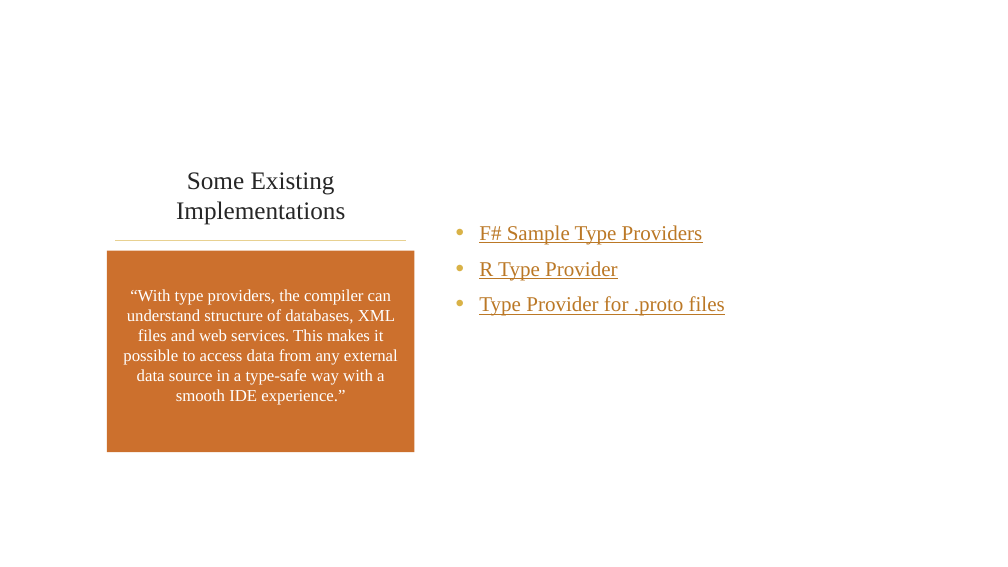
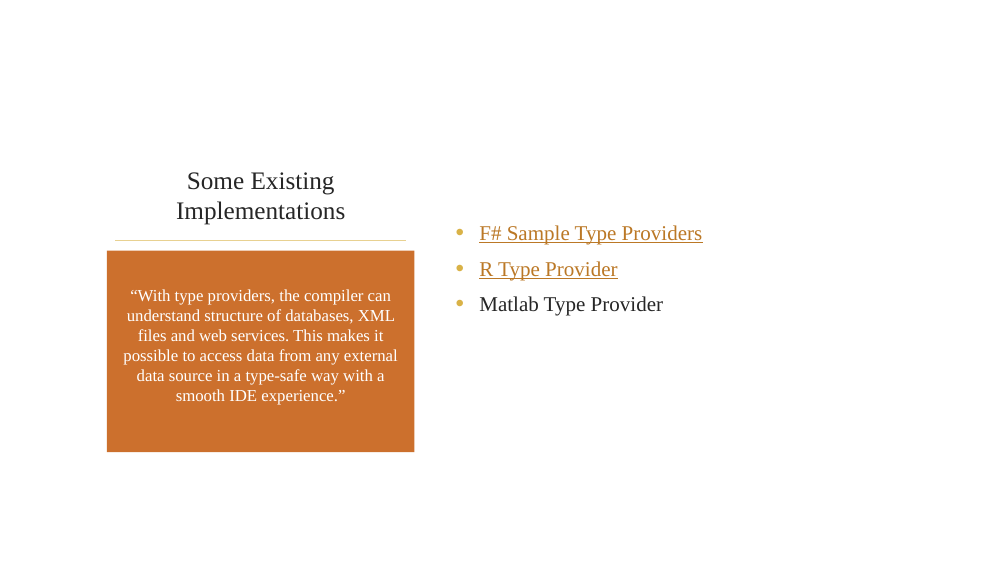
Before and after one commit to rachelblasucci/Current-Talks, a slide deck: slide 10 of Type Providers/Type Providers.pptx. Drawn at 1008x567 pixels with LibreOffice and Linux fonts; fonts in the diff are those of the drawing; background and template pictures are left out. Boxes give left, top, right and bottom in pixels: in the first picture for what was removed or moved away, otherwise in the second. Text is boxed around its words. In the diff, an @@ line names an element or a change of style, - is before the commit and + after.

Commit message:
From Zero to Data Science & rework Type Providers.

```diff
--- a/Type Providers/Type Providers.pptx
+++ b/Type Providers/Type Providers.pptx
@@ text at [479, 296, 663, 316]: text changed; text colour #BB7826 to #262626 @@
-• Type Provider for .proto files
+• Matlab Type Provider
```
Also in this commit, not shown: 59 other files.
